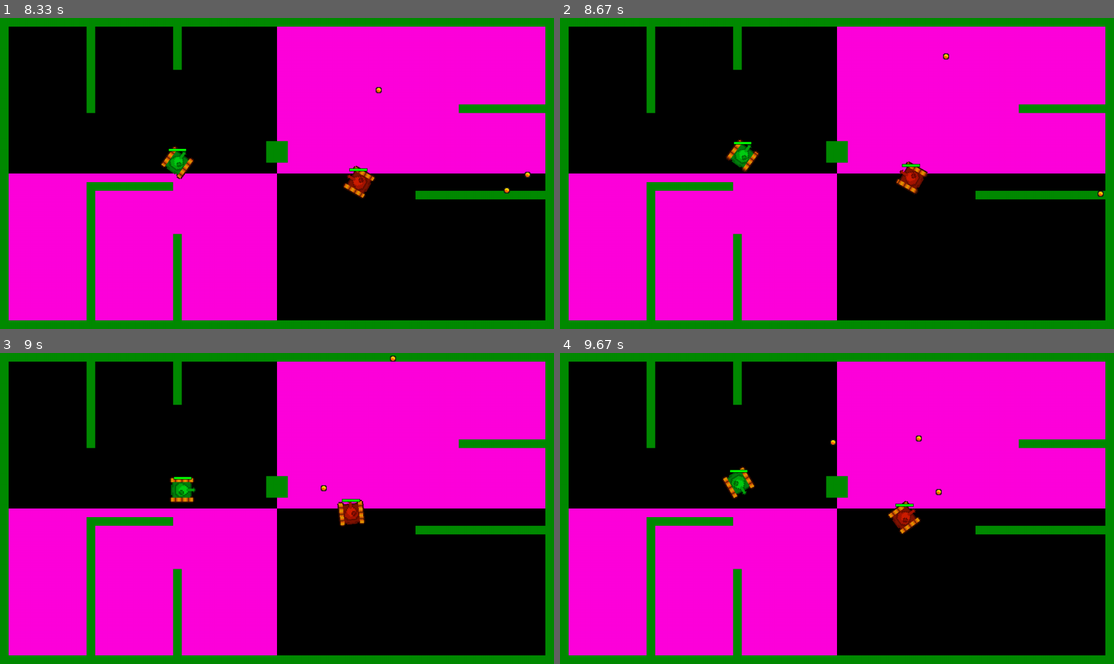
Above: before the commit, frames 1-4 (two rows, left to right).
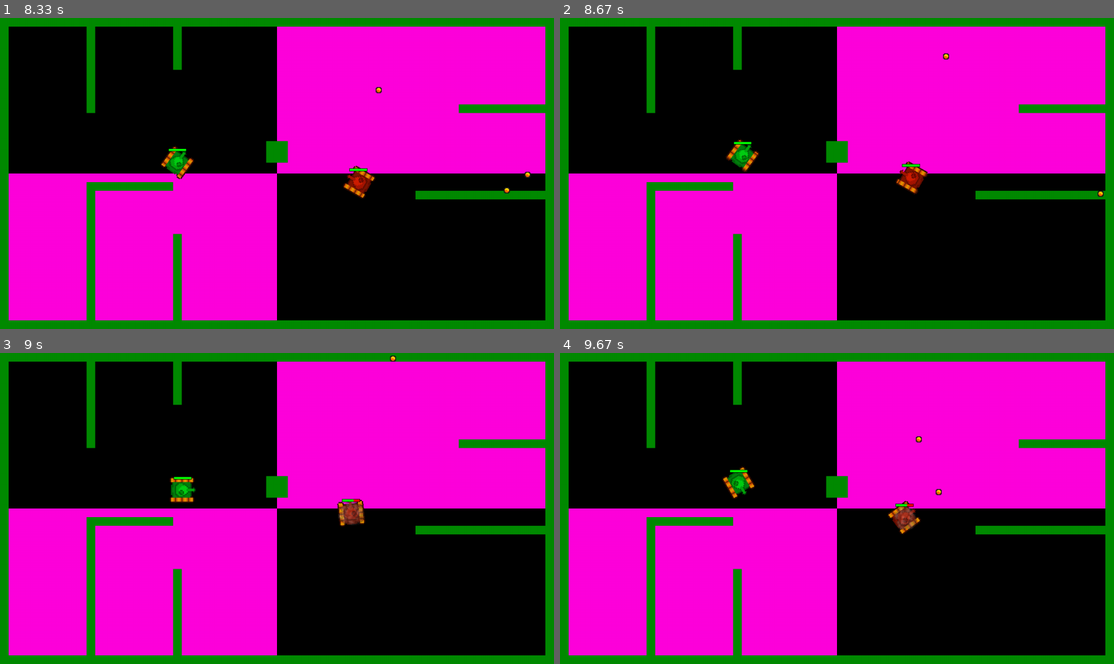
Above: after the commit, the same moments.

Repository: jessie-leal/TankGame
Game: pygame game, started from main.py
Two runs of this game, one before a commit and one after it. Both use one fixed random seed, a clock stepped at 60 frames per second and the inputs below.
Inputs:
- Up to frame 1 (8.33 s): tap Space at 0.33 s; hold Right 0.67-1.13 s; tap Right Ctrl at 1.17, 1.57, 1.9, 2.2, 2.4, 2.7, 2.97, 3.3, 3.6, 3.73, 4.13, 4.43, 4.8, 5.2, 5.5, 5.7, 6, 6.2, 6.53, 6.83, 7.03, 7.33, 7.6, 7.93, 8.23 s; hold Up 1.5-1.8 s; hold W 1.5-1.8 s; hold Right 1.83-2.3 s; hold D 1.83-2.3 s; hold Left 2.33-2.87 s; hold A 2.33-2.87 s; hold Down 2.9-3.2 s; hold S 2.9-3.2 s; hold Left 3.23-3.63 s; hold A 3.23-3.63 s; hold Up 3.67-4.03 s; hold W 3.67-4.03 s; hold Right 4.07-4.7 s; hold D 4.07-4.7 s; hold Down 4.73-5.1 s; hold S 4.73-5.1 s; hold Left 5.13-5.6 s; hold A 5.13-5.6 s; hold Right 5.63-6.1 s; hold D 5.63-6.1 s; hold Up 6.13-6.43 s; hold W 6.13-6.43 s; hold Right 6.47-6.93 s; hold D 6.47-6.93 s; hold Left 6.97-7.5 s; hold A 6.97-7.5 s; hold Down 7.53-7.83 s; hold S 7.53-7.83 s; hold Left 7.87-8.27 s; hold A 7.87-8.27 s; hold Up from 8.3 s (still down); hold W from 8.3 s (still down)
- Up to frame 2 (8.67 s): keep holding Up; keep holding W; tap Right Ctrl at 8.37 s
- Up to frame 3 (9 s): release Up at 8.67 s; release W at 8.67 s; hold Right from 8.7 s (still down); hold D from 8.7 s (still down); tap Right Ctrl at 8.77 s
- Up to frame 4 (9.67 s): tap Right Ctrl at 9.07, 9.43 s; release Right at 9.33 s; release D at 9.33 s; hold Down from 9.37 s (still down); hold S from 9.37 s (still down)

Frames 1-2 are identical in both runs. In frame 3, 0.2% of the frame differs, in the area x 57-66%, y 42-56%; in frame 4, 0.2%.

Commit message:
friendlyFire

Diff:
--- a/event_handler.py
+++ b/event_handler.py
@@ -9,6 +9,7 @@
         self.keys = None
         self.gameActive = False
         self.programActive = True
+        self.friendlyFire = True
 
     '''
     Listen for events. Primarily for quitting the game and certain key presses.
@@ -55,7 +56,7 @@
     def check_hit(self):
         for bullet in list_bullets:
             for player in list_players:
-                if bullet.owner != player:
+                if bullet.owner != player or self.friendlyFire:
                     if bullet.rect.colliderect(player.rect):
                         bullet.delete_self()
                         player.getHit()
@@ -64,7 +65,7 @@
     Blits and draws everything game-related to the screen.
     Rotates the player image according to the player's angle.
     '''
-    def update_screen(self):
+    def update_game_screen(self):
         for player in list_players:
             # Rotate image but not rect
             current_frame = player.texture.call()
--- a/main.py
+++ b/main.py
@@ -16,7 +16,7 @@
         map.redraw()
 
         mainDisplay.blit(test_image, test_rect)
-        handler.update_screen()
+        handler.update_game_screen()
 
 if __name__ == "__main__":
     #Initiate pygane
@@ -46,5 +46,8 @@
 
         if handler.gameActive:
             runGame(handler)
+        else:
+            mainDisplay.fill('black')
+
 
         pg.display.update()
